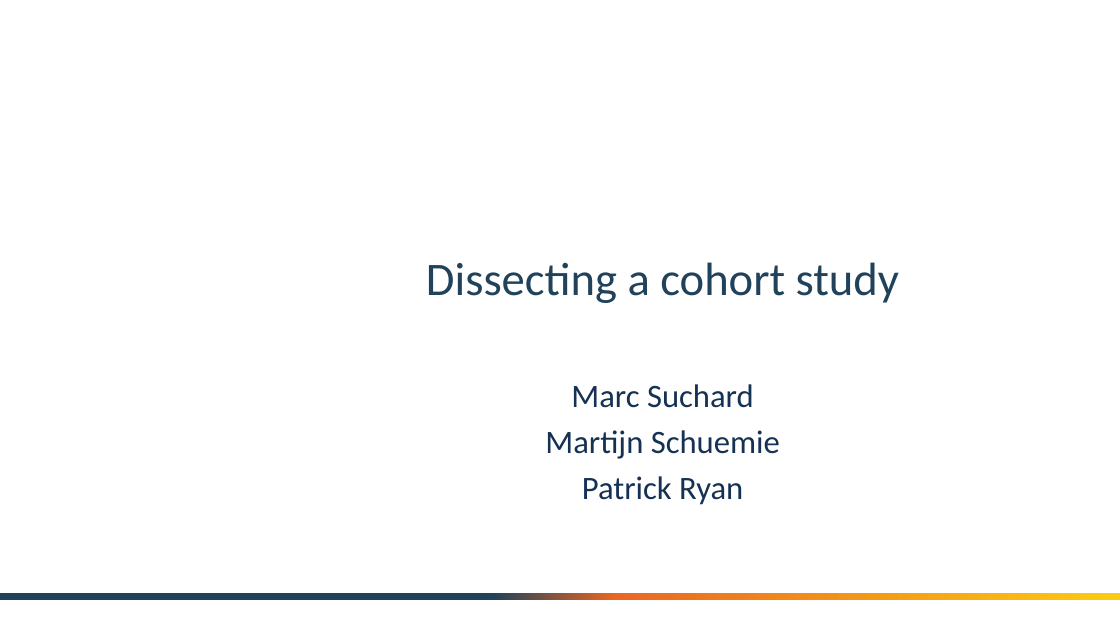
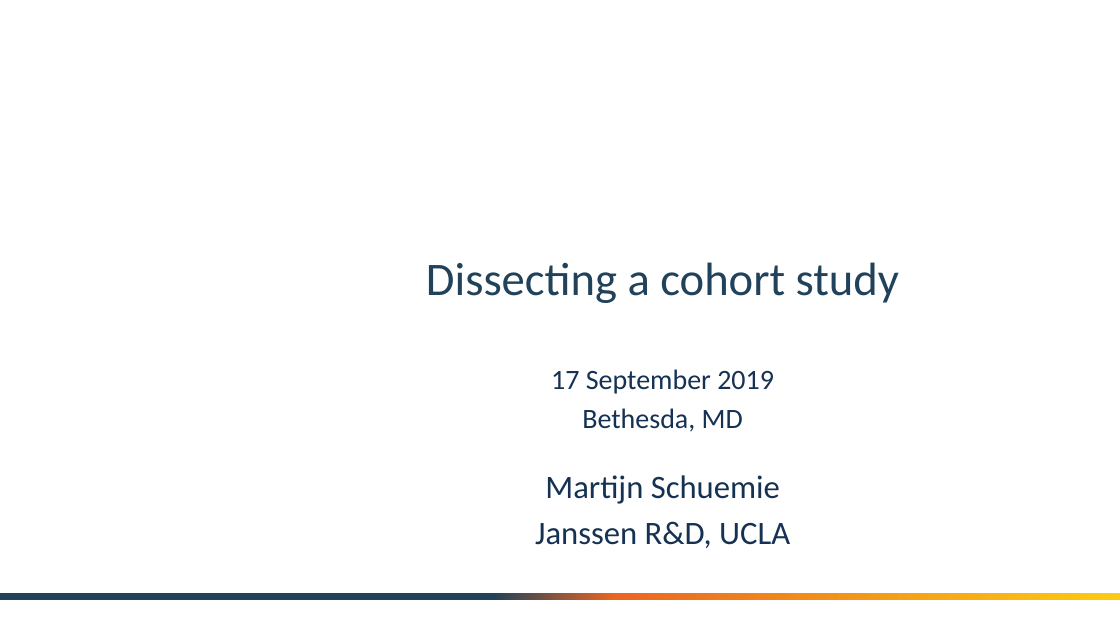
Before and after one commit to OHDSI/Tutorial-PLE, a slide deck: slide 1 of materials/TutorialPle_part2.pptx. Drawn at 1120x630 pixels with LibreOffice and Linux fonts; fonts in the diff are those of the drawing; background and template pictures are left out. Boxes give left, top, right and bottom in pixels: in the first picture for what was removed or moved away, otherwise in the second. Text is boxed around its words. In the diff, an @@ line names an element or a change of style, - is before the commit and + after.

```diff
--- a/materials/TutorialPle_part2.pptx
+++ b/materials/TutorialPle_part2.pptx
@@ text added at (x1=551, y1=369, x2=774, y2=432), 24 pt, text #153153 @@
+17 September 2019
+Bethesda, MD
@@ subtitle at (x1=571, y1=384, x2=754, y2=408): paragraph removed @@
-Marc Suchard
@@ subtitle "Martijn Schuemie" moved from (x1=545, y1=384, x2=780, y2=505) to (x1=535, y1=475, x2=790, y2=548) @@
@@ subtitle at (x1=535, y1=521, x2=790, y2=548): text changed @@
-Patrick Ryan
+Janssen R&D, UCLA
```
Also in this commit, not shown: 1 other file.
